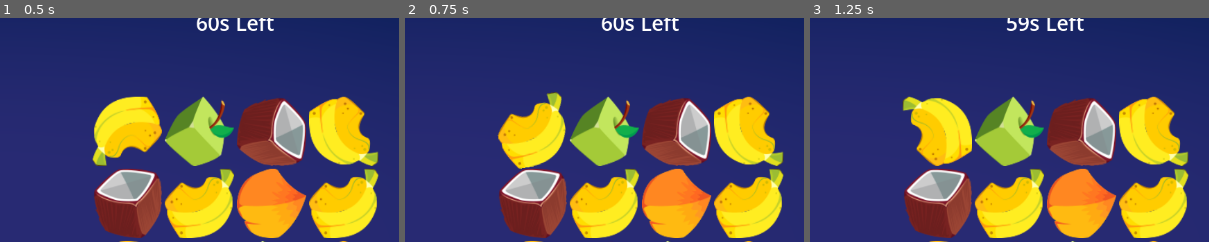
Above: before the commit, frames 1-3 (left to right).
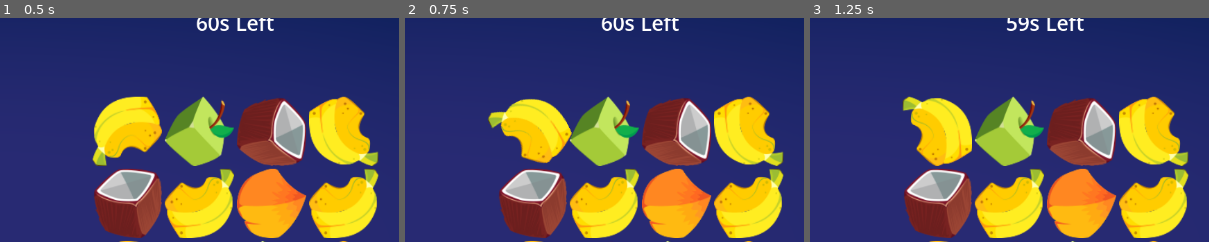
Above: after the commit, the same moments.

Repository: denzil-lee/fruit-rotation-puzzle
Game: Godot game, scene res://Scenes/Game.tscn
The game is run twice, just before and just after one commit, with the same random seed, the same clock (stepped at 60 frames per second) and the same inputs.
Inputs (mouse positions are % of the whole screen's width and height, from its top left):
- Up to frame 1 (0.5 s): no input
- Up to frame 2 (0.75 s): tap Enter at 0.5 s; move the mouse to (36, 27) at 0.52 s; click (36, 27) at 0.67 s
- Up to frame 3 (1.25 s): no input
The pictures show only the part of the screen within x 21-70%, y 2-52%; the shares and areas given below are measured in that part.

Frame 1 is identical in both runs. In frame 2, 3.5% of the frame differs, in the area x 20-42%, y 33-68%; in frame 3, nothing differs.

Commit message:
Update tile.gd
now the rotation works smoothly and opacity is added so the lock state is visibly shown

Diff:
--- a/Scripts/tile.gd
+++ b/Scripts/tile.gd
@@ -25,7 +25,7 @@
 
 func _animate_rotation() -> void:
 	var current = rotation_degrees
-	var target = fmod(current + snap_degrees, 360)
+	var target = fmod(current + snap_degrees, 450)
 	var tw = create_tween()
 	tw.tween_property(self, "rotation_degrees", target, tween_duration) \
 	  .set_trans(Tween.TRANS_CUBIC) \
@@ -43,6 +43,8 @@
 func _lock_for_seconds(duration: float) -> void:
 	# disable further clicks
 	mouse_filter = MOUSE_FILTER_IGNORE
+	# darkens the sprite
+	modulate.a8 = 100
 	# create a one-shot timer
 	var t = Timer.new()
 	t.wait_time = duration
@@ -53,4 +55,5 @@
 	t.timeout.connect(func():
 		mouse_filter = MOUSE_FILTER_STOP
 		t.queue_free()
+		modulate.a8 = 500
 	)
